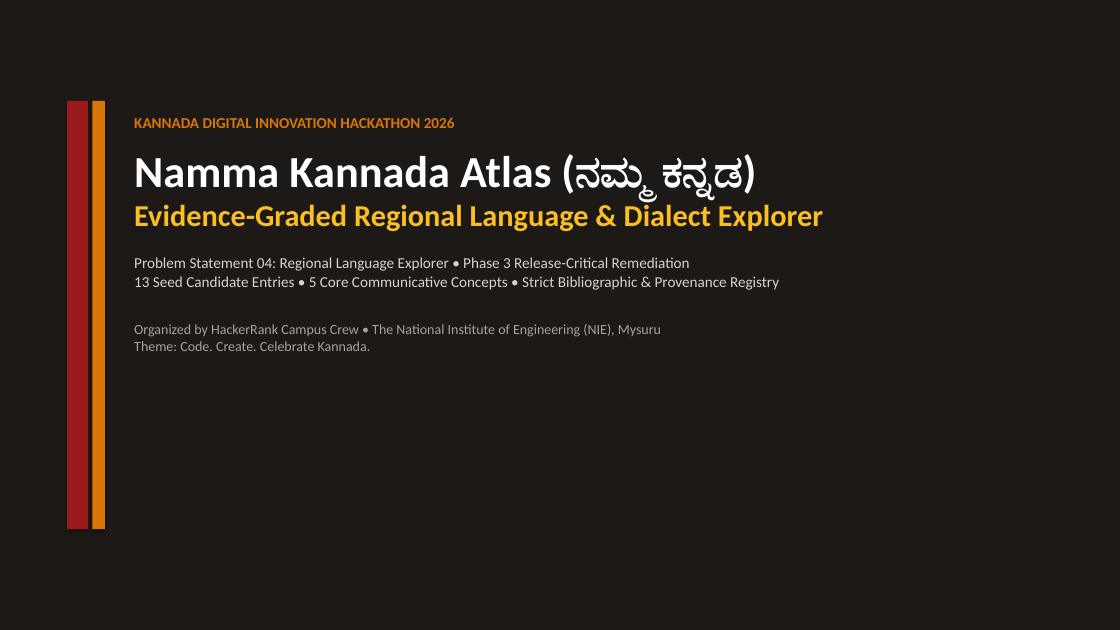
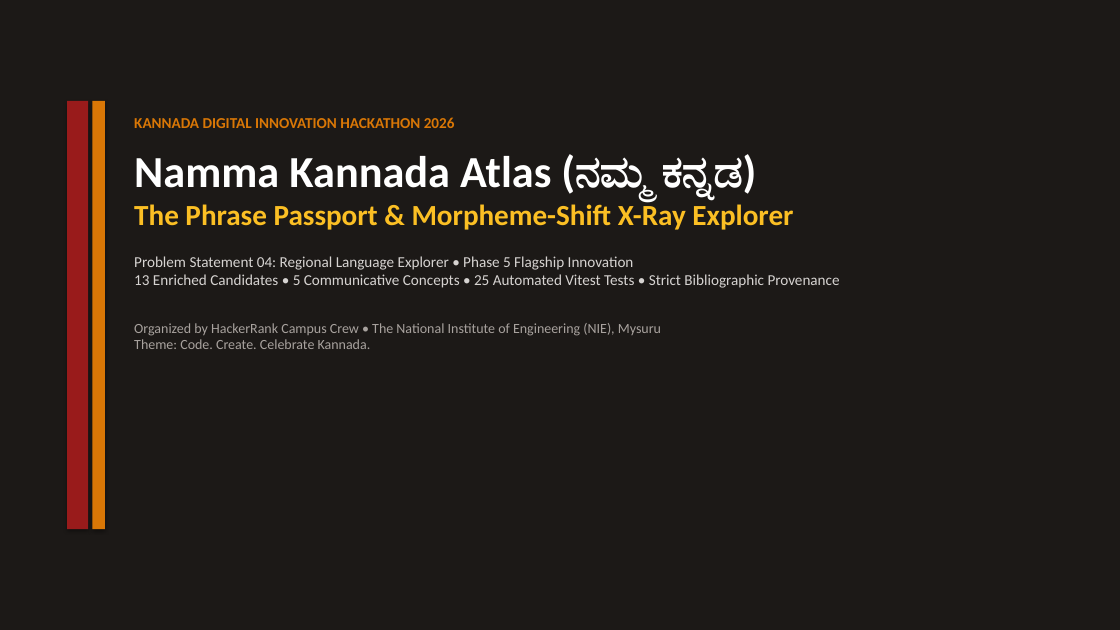
Before and after one commit to anandaram240-wq/yatrika-ai, a slide deck: slide 1 of Namma_Kannada_Regional_Explorer_Presentation.pptx. Drawn at 1120x630 pixels with LibreOffice and Linux fonts; fonts in the diff are those of the drawing. Boxes give left, top, right and bottom in pixels: in the first picture for what was removed or moved away, otherwise in the second. Text is boxed around its words. In the diff, an @@ line names an element or a change of style, - is before the commit and + after.

Commit message:
feat(phase-5): implement Phrase Passport, Morpheme-Shift X-Ray, Knowledge-Gap view, and 25 Vitest tests

```diff
--- a/Namma_Kannada_Regional_Explorer_Presentation.pptx
+++ b/Namma_Kannada_Regional_Explorer_Presentation.pptx
@@ text at [134, 201, 840, 288]: text changed @@
-Evidence-Graded Regional Language & Dialect Explorer
-Problem Statement 04: Regional Language Explorer • Phase 3 Release-Critical Remediation
-13 Seed Candidate Entries • 5 Core Communicative Concepts • Strict Bibliographic & Provenance Registry
+The Phrase Passport & Morpheme-Shift X-Ray Explorer
+Problem Statement 04: Regional Language Explorer • Phase 5 Flagship Innovation
+13 Enriched Candidates • 5 Communicative Concepts • 25 Automated Vitest Tests • Strict Bibliographic Provenance
```
Also in this commit, not shown: 4 other slides changed, 3 slides added, 1 slide removed, 13 other files.
